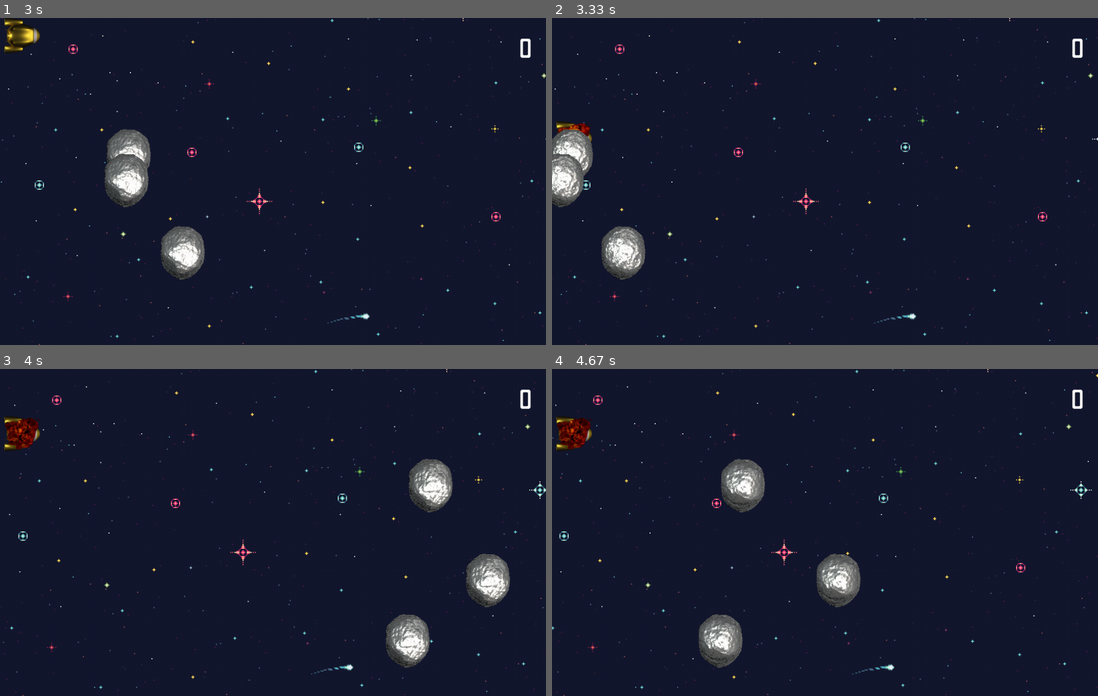
Above: before the commit, frames 1-4 (two rows, left to right).
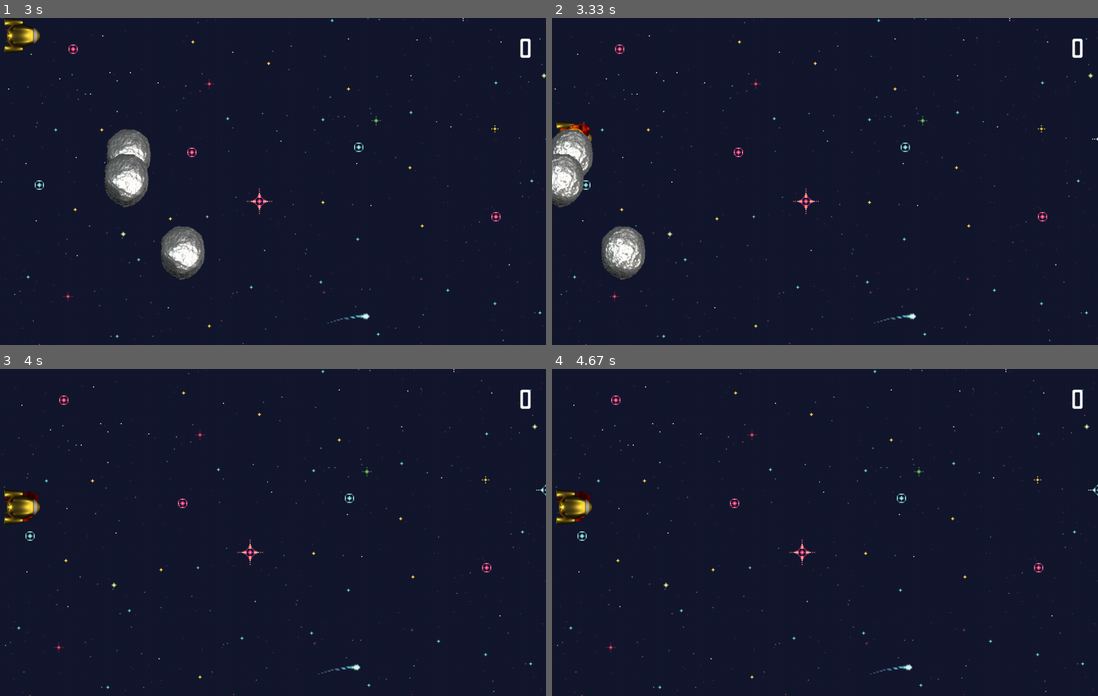
Above: after the commit, the same moments.

Repository: davidordo85/THE_QUEST-Game-with-pygame
Game: pygame game, started from main.py
Same seed, same stepped clock (60 frames per second), same inputs: the game is played once before the commit and once after it.
Inputs:
- Up to frame 1 (3 s): hold Up 0.33-0.8 s; hold Down 0.83-1.13 s; hold Up 1.17-1.53 s; hold Down 1.57-1.93 s; hold Up 1.97-2.27 s; hold Down 2.3-2.6 s; hold Up from 2.63 s (still down)
- Up to frame 2 (3.33 s): release Up at 3 s; hold Down from 3.03 s (still down)
- Up to frame 3 (4 s): release Down at 3.4 s; hold Up 3.43-3.73 s
- Up to frame 4 (4.67 s): no input

Frame 1 is identical in both runs. In frame 2, less than 0.1% of the frame differs, in the area x 1-7%, y 32-36%; in frame 3, 5.5%; in frame 4, 5.6%, in the area x 0-100%, y 0-100%.

Commit message:
Improved game over and ship explosion status

Diff:
--- a/main.py
+++ b/main.py
@@ -30,6 +30,7 @@
         self.displayOpening = self.title.render("THE QUEST", True, (WHITE))
         self.displayDescription = self.description.render("To avoid colliding with the asteroids use the up or down keys, until the planet to land on appears", True, (WHITE))
         self.startGame = self.description.render("Press space for start", True, (WHITE))
+        self.theEnd = self.description.render("Game Over", True, (WHITE))
         self.displayScore = self.fontScore.render(str(self.score), True, WHITE)
         self.ship = ship.Ship(800, 600)
         self.asteroid_0 = asteroids.Asteroid(800, 600)
@@ -125,11 +126,13 @@
         self.how = 4
 
 
+
         while not first:
             self.handleEvent()
             self.backgroundMove()
             self.ship.update(800, 600)
             self.asteroidLevel1.update(800, 600)
+            self.ship.collide()
             self.ship.crashed(self.asteroidLevel1)
 
 
@@ -138,10 +141,13 @@
             self.screen.blit(self.displayScore, (950, 30))
             self.screen.blit(self.ship.image, self.ship.rect)
             self.asteroidLevel1.draw(self.screen)
-            if self.ship.crash == True:
+
+            if self.ship.game_over == True:
+
+                time.sleep(4)
                 first = True
-                time.sleep(4)
                 self.status = 'Game_over'
+
 
 
 
@@ -153,6 +159,7 @@
         while not over:
             self.handleEvent()
             self.screen.fill("black")
+            self.screen.blit(self.theEnd, (150, 500))
             self.redraw()
 
 
--- a/ship/ship.py
+++ b/ship/ship.py
@@ -17,6 +17,7 @@
         self.rect.centery = y
 
         self.crash = False
+        self.game_over = False
         self.image_act = 0
         self.frame = pg.image.load('./resources/images/ship_sprites/Spaceships_0.png').convert_alpha()
         self.image.blit(self.frame, (0, 0), (0, 0, self.w, self.h))
@@ -49,9 +50,17 @@
     def crashed(self, group):
         list_crash = pg.sprite.spritecollide(self, group, False)
         if len(list_crash) > 0:
+            self.crash = True
+        else:
+            pass
+
+    def collide(self):
+        if self.crash == True:
             self.image_act += 1
             self.images = self.loadImages()
             if self.image_act >= self.num_sprites:
                 self.image_act = 0
-                self.crash = True
+                self.game_over = True
             self.image.blit(self.images[self.image_act], (0, 0))
+        else:
+            pass
